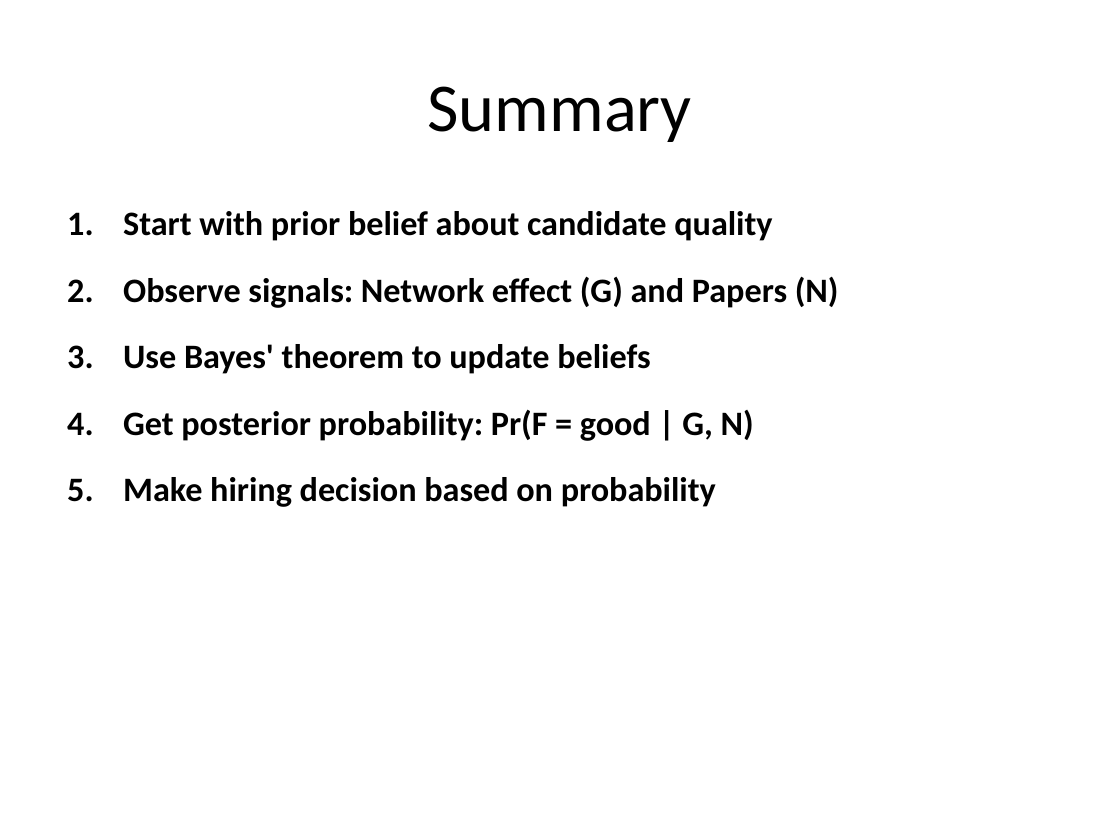
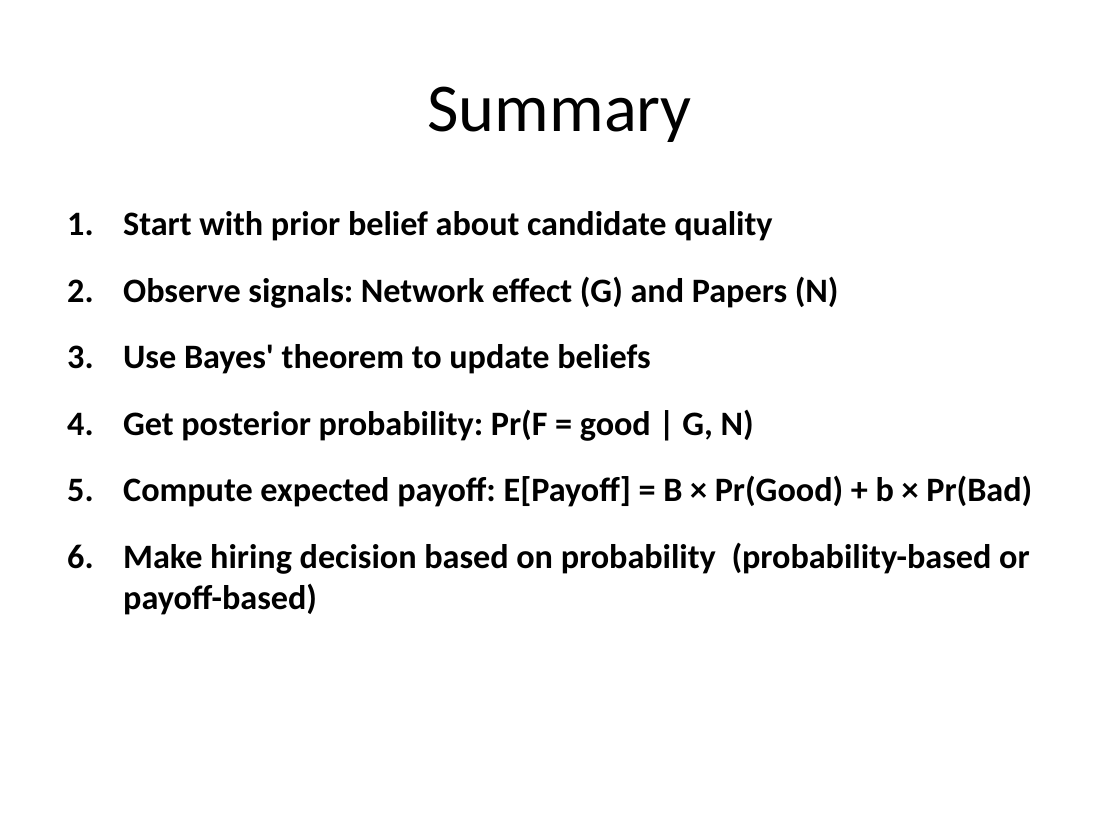
Before and after one commit to lisette-espin/NetworkEffectsGameTheory, a slide deck: slide 16 of pptx/Chaperon_Based_Hiring_Model.pptx (slide 12 before the commit). Drawn at 1120x840 pixels with LibreOffice and Linux fonts; fonts in the diff are those of the drawing. Boxes give left, top, right and bottom in pixels: in the first picture for what was removed or moved away, otherwise in the second. Text is boxed around its words. In the diff, an @@ line names an element or a change of style, - is before the commit and + after.

Commit message:
adding payoffs to models
updating pptx

```diff
--- a/pptx/Chaperon_Based_Hiring_Model.pptx
+++ b/pptx/Chaperon_Based_Hiring_Model.pptx
@@ text at [123,475,1032,615]: text changed @@
-5. Make hiring decision based on probability
+5. Compute expected payoff: E[Payoff] = B × Pr(Good) + b × Pr(Bad)
+6. Make hiring decision based on probability (probability-based or payoff-based)
```
Also in this commit, not shown: 3 other slides changed, 4 slides added, 14 other files.
